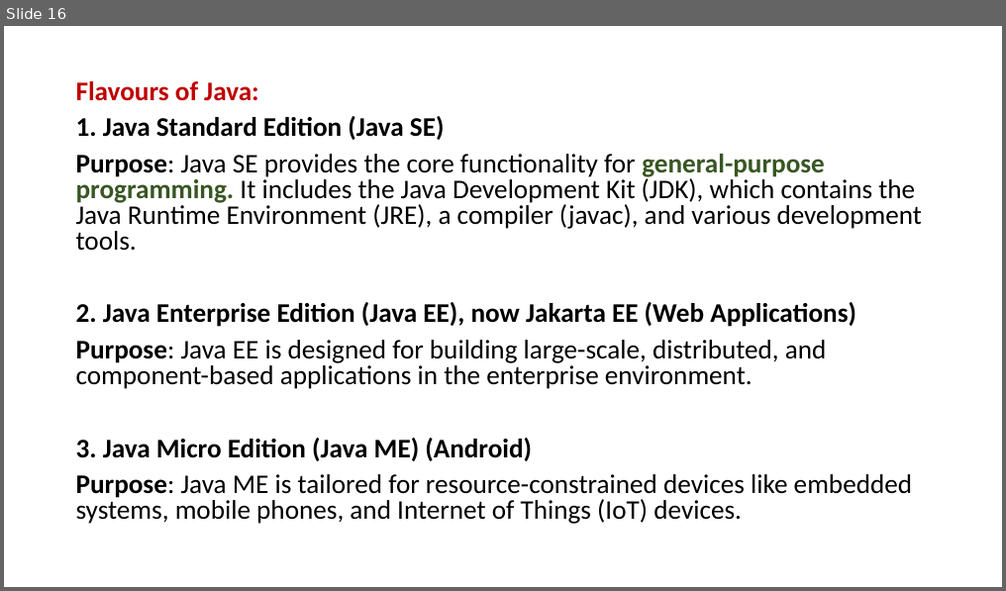
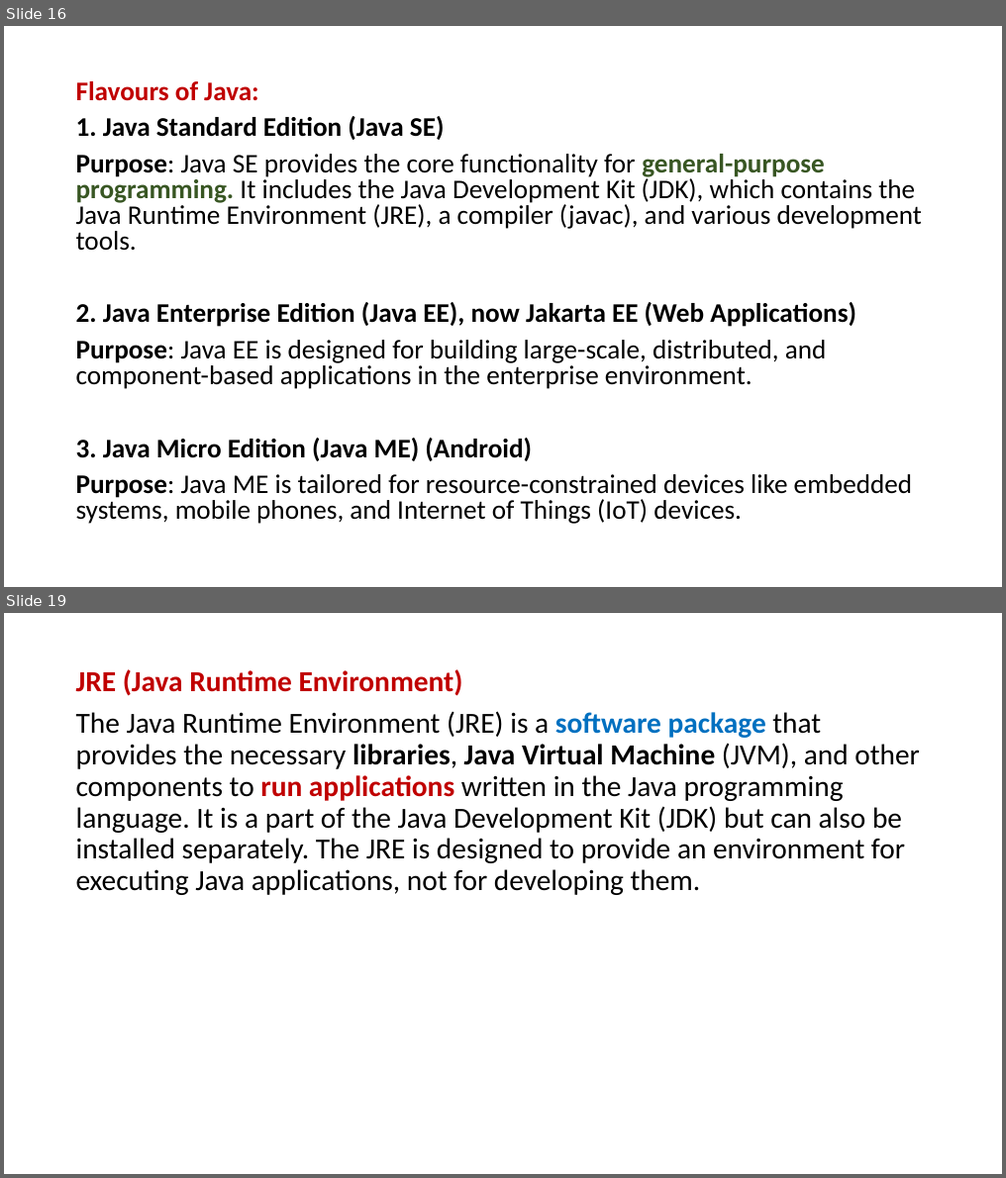
Before and after one commit to PRAMOD-VISHNU-NAIK/MCA-2nd-Sem-Shridevi-College, a slide deck: Theory Class-Notes/Java MCA-2.pptx. Shown one above the other, each under a label of ours: slide 16 before the commit, slides 16 and 19 after it; the slides between them are not shown. The pictures are 1006x591 and 1006x1178 pixels, drawn with LibreOffice and Linux fonts; fonts in the diff are those of the drawing. Boxes give left, top, right and bottom in pixels: in the first picture for what was removed or moved away, otherwise in the second. Text is boxed around its words. In the diff, an @@ line names an element or a change of style, - is before the commit and + after.

```diff
--- a/Theory Class-Notes/Java MCA-2.pptx
+++ b/Theory Class-Notes/Java MCA-2.pptx
@@ slide 19 added at bbox=[4, 613, 1002, 1174], background #FFFFFF @@
@@ text added at bbox=[76, 669, 920, 895], 28 pt, text #000000 @@
+JRE (Java Runtime Environment)
+The Java Runtime Environment (JRE) is a software package that provides the necessary libraries, Java Virtual Machine (JVM), and other components to run applications written in the Java programming language. It is a part of the Java Development Kit (JDK) but can also be installed separately. The JRE is designed to provide an environment for executing Java applications, not for developing them.
```
Also in this commit, not shown: 6 other slides added, 1 slide removed, 1 other file.
